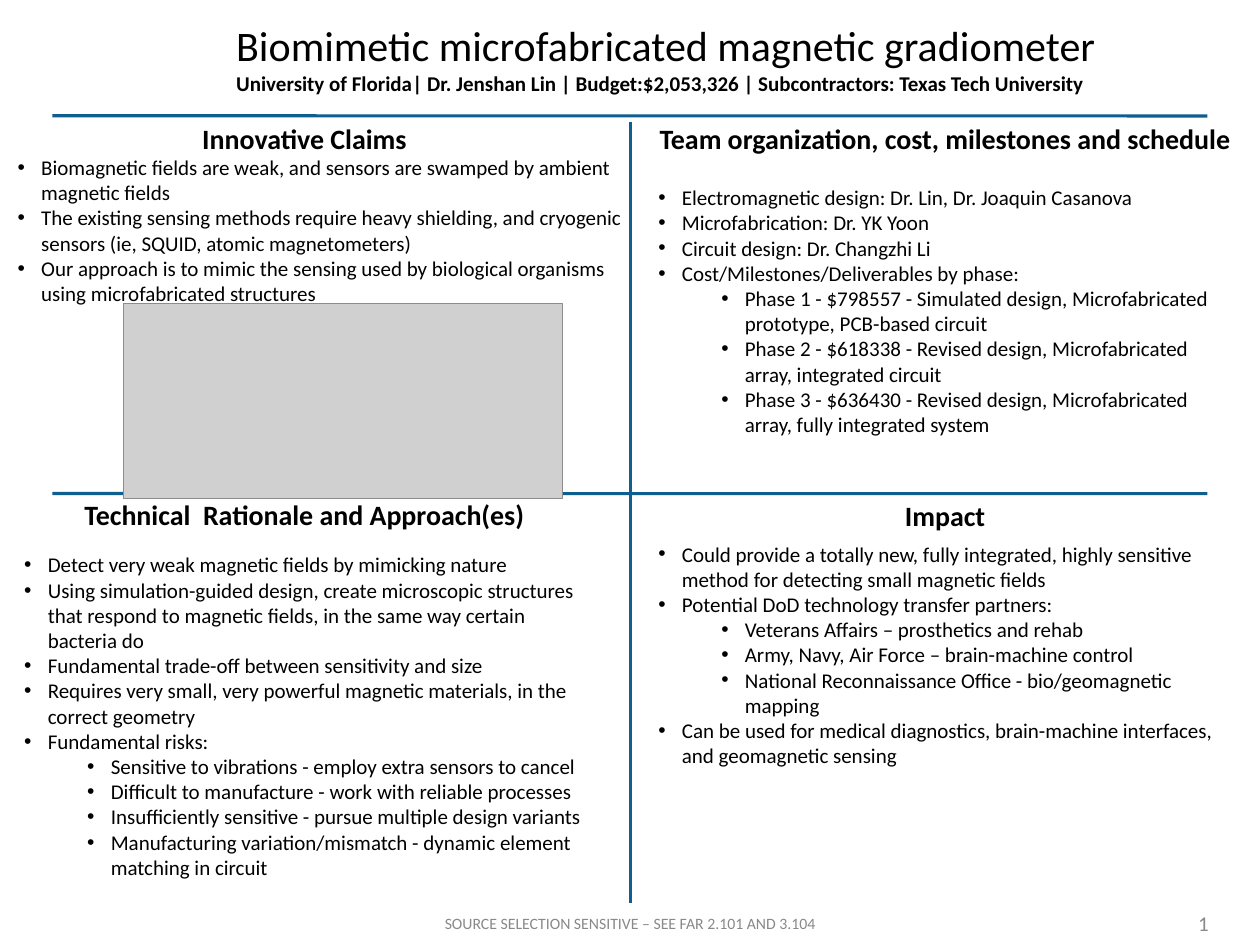
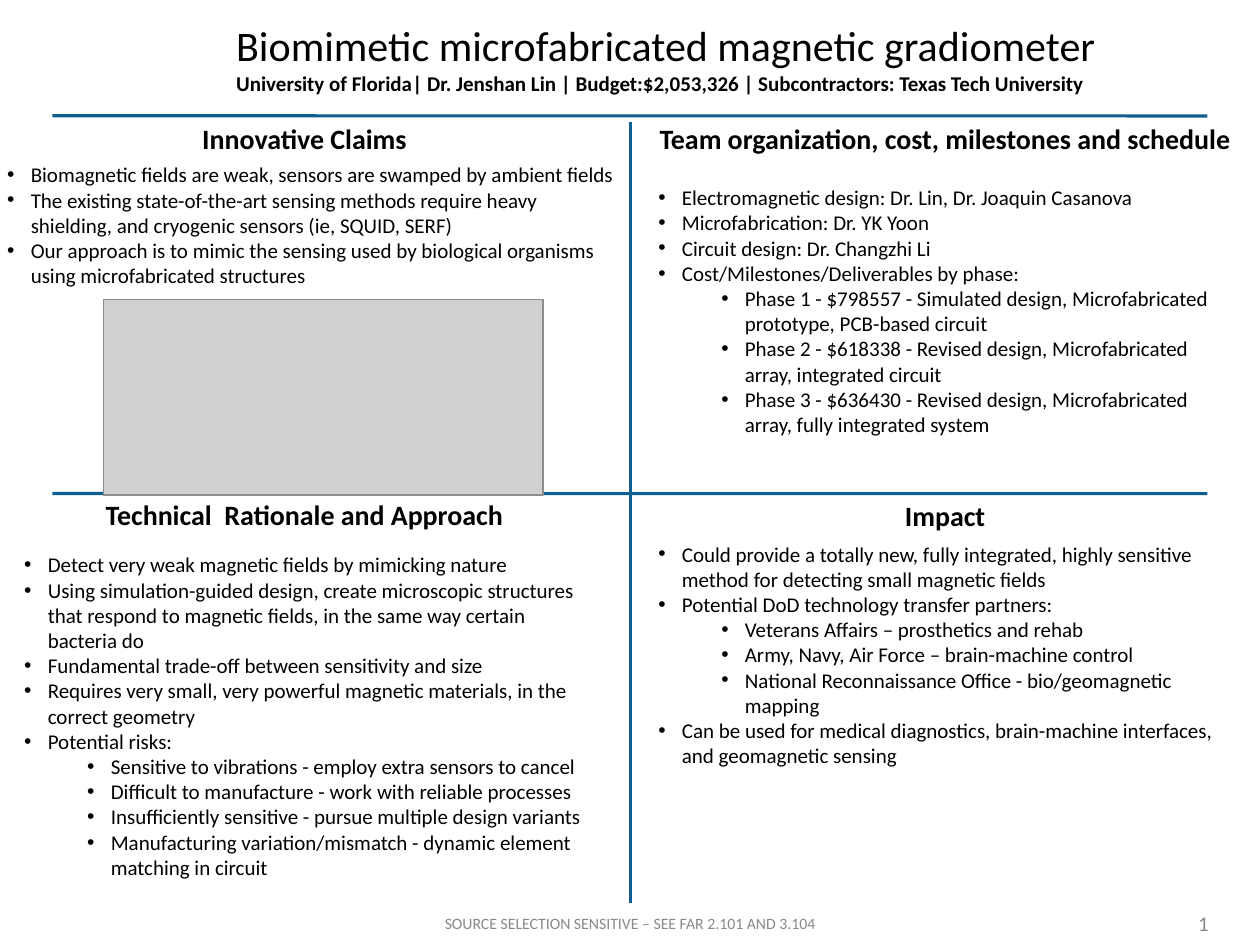
Before and after one commit to joaquincasanova/proposals, a slide deck: slide 1 of biomagnetometer/darpa/HR001117S0025_AMBIIENT_Lin.pptx. Drawn at 1260x945 pixels with LibreOffice and Linux fonts; fonts in the diff are those of the drawing; grey boxes stand for pictures; background and template pictures are left out. Boxes give left, top, right and bottom in pixels: in the first picture for what was removed or moved away, otherwise in the second. Text is boxed around its words. In the diff, an @@ line names an element or a change of style, - is before the commit and + after.

```diff
--- a/biomagnetometer/darpa/HR001117S0025_AMBIIENT_Lin.pptx
+++ b/biomagnetometer/darpa/HR001117S0025_AMBIIENT_Lin.pptx
@@ text "Biomagnetic fields are weak, sensors ...": place and size @@
-text "Biomagnetic fields are weak, sensors ..." at box(41, 160, 621, 307)
+text "Biomagnetic fields are weak, sensors ..." at box(31, 167, 613, 287)
@@ text at box(31, 167, 613, 237): text changed @@
-• Biomagnetic fields are weak, and sensors are swamped by ambient magnetic fields
-• The existing sensing methods require heavy shielding, and cryogenic sensors (ie, SQUID, atomic magnetometers)
+• Biomagnetic fields are weak, sensors are swamped by ambient fields
+• The existing state-of-the-art sensing methods require heavy shielding, and cryogenic sensors (ie, SQUID, SERF)
@@ picture: place and size @@
-picture at box(123, 304, 563, 499)
+picture at box(103, 300, 543, 495)
@@ text at box(106, 505, 503, 530): text changed @@
-Technical Rationale and Approach(es)
+Technical Rationale and Approach
@@ text at box(48, 734, 172, 749): text changed @@
-• Fundamental risks:
+• Potential risks:
```
Also in this commit, not shown: 9 other files.
